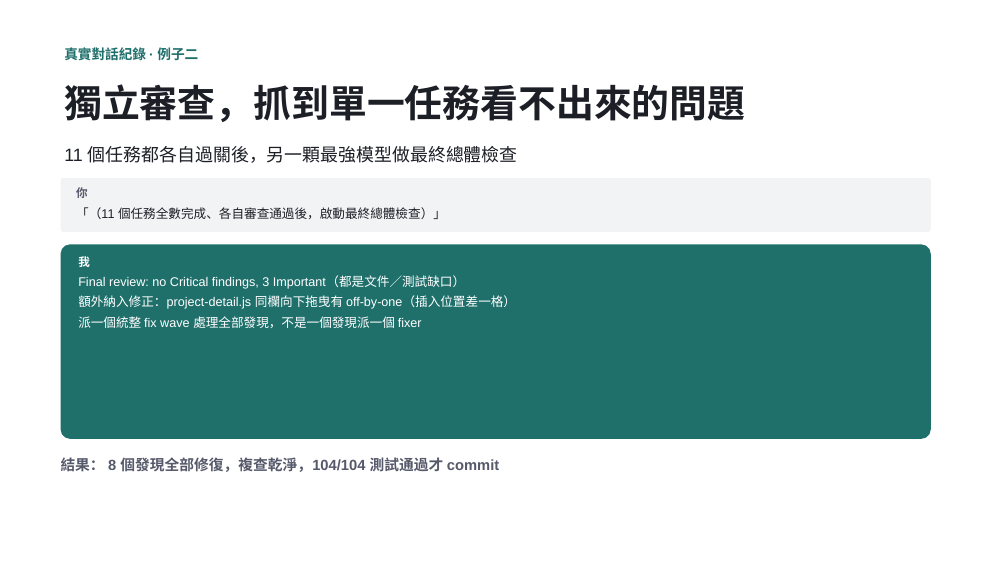
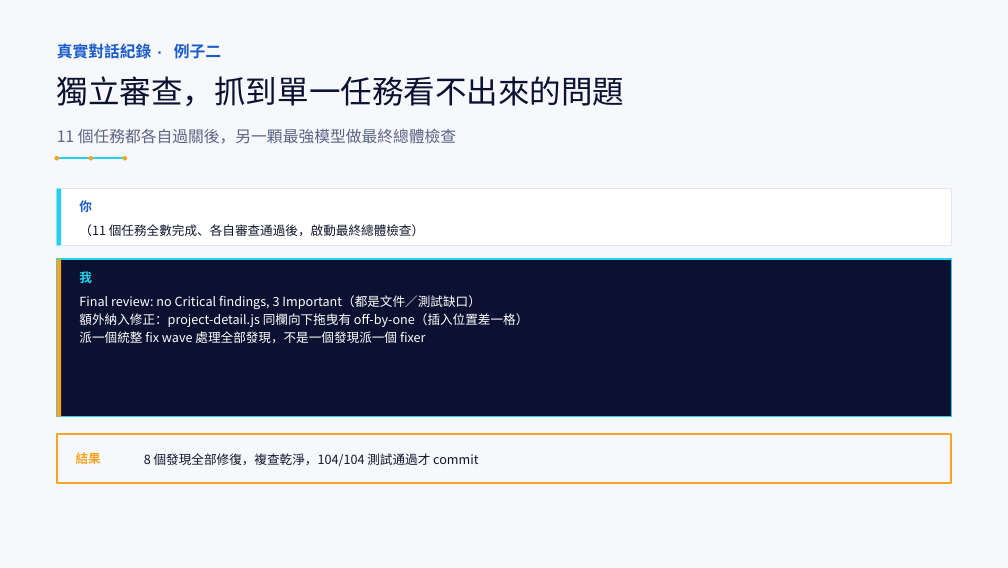
Before and after one commit to LinGaOscar/Spring-MissionBoard, a slide deck: slide 19 of docs/從HTML到SaaS_AI開發技巧回顧.pptx. Drawn at 1008x568 pixels with LibreOffice and Linux fonts; fonts in the diff are those of the drawing. Boxes give left, top, right and bottom in pixels: in the first picture for what was removed or moved away, otherwise in the second. Text is boxed around its words. In the diff, an @@ line names an element or a change of style, - is before the commit and + after.

Commit message:
docs: 簡報全 27 頁視覺重新設計
改用深靛藍／電光青／琥珀黃色系，封面與收尾 Q&A 頁改深色背景。開發歷程頁改時間軸視覺、數字統計頁改 KPI 儀表板風格、開發流程頁改流程圖、SaaS 與重構動機兩頁改左右對照面板。真實對話紀錄兩頁重新核對原始群組圖形裡的逐字內容，避免上次擷取遺漏。畫面截圖統一加外框與角標。內容全部沿用原文，純視覺改版。

```diff
--- a/docs/從HTML到SaaS_AI開發技巧回顧.pptx
+++ b/docs/從HTML到SaaS_AI開發技巧回顧.pptx
@@ background #FFFFFF to #F7F8FC @@
@@ text "真實對話紀錄 · 例子二" at (57, 43, 221, 59): size 13 to 15 pt, font Arial to Courier New, text colour #1F6F6B to #1B5CC9 @@
@@ text "獨立審查，抓到單一任務看不出來的問題" at (57, 76, 625, 106): size 36 to 30 pt, font Arial to Noto Sans CJK SC, text colour #1C1F26 to #0B1130, bold off @@
@@ text "11 個任務都各自過關後，另一顆最強模型做最終總體檢查": place and size @@
-text "11 個任務都各自過關後，另一顆最強模型做最終總體檢查" at (64, 146, 518, 163)
+text "11 個任務都各自過關後，另一顆最強模型做最終總體檢查" at (57, 129, 456, 144)
@@ text "11 個任務都各自過關後，另一顆最強模型做最終總體檢查" at (57, 129, 456, 144): size 17 to 15 pt, font Arial to Noto Sans CJK SC, text colour #1C1F26 to #5B6485; less space between paragraphs @@
@@ ellipse added at (54, 156, 59, 160), fill #F5A524 @@
@@ line added from (57, 158) to (125, 158), #22D3EE 1.5 pt @@
@@ rounded rectangle removed at (61, 178, 931, 232) @@
@@ ellipse added at (89, 156, 93, 160), fill #F5A524 @@
@@ ellipse added at (123, 156, 127, 160), fill #F5A524 @@
@@ rectangle added at (57, 188, 951, 245), fill #FFFFFF, outline #E2E5F0 1 pt @@
@@ rectangle added at (57, 188, 61, 245), fill #22D3EE @@
@@ text added at (79, 200, 92, 212), 12 pt, text #1B5CC9, bold @@
+你
@@ text at (79, 224, 424, 236): text changed; font Arial to Noto Sans CJK SC; text colour #1C1F26 to #10152B @@
-你
-「（11 個任務全數完成、各自審查通過後，啟動最終總體檢查）」
+（11 個任務全數完成、各自審查通過後，啟動最終總體檢查）
@@ rectangle added at (57, 259, 951, 416), fill #0B1130, outline #22D3EE 1 pt @@
@@ rectangle added at (57, 259, 61, 416), fill #F5A524 @@
@@ rounded rectangle removed at (61, 244, 931, 439) @@
@@ text at (78, 256, 90, 267): paragraph removed @@
-我
@@ text "Final review: no Critical findings, ...": place and size @@
-text "Final review: no Critical findings, ..." at (78, 256, 516, 328)
+text "Final review: no Critical findings, ..." at (79, 295, 528, 343)
@@ text "Final review: no Critical findings, ..." at (79, 295, 528, 343): font Arial to Noto Sans CJK SC; line spacing 1 to 1.2; less space between paragraphs @@
@@ text added at (79, 271, 92, 283), 12 pt, text #22D3EE, bold @@
+我
@@ rectangle added at (57, 434, 951, 483), fill #F7F8FC, outline #F5A524 1.5 pt @@
@@ text added at (76, 452, 101, 464), 12 pt, text #F5A524, bold @@
+結果
@@ text at (144, 453, 478, 466): text changed; size 14 to 12 pt; font Calibri to Noto Sans CJK SC; text colour #55596A to #10152B; bold off @@
-結果： 8 個發現全部修復，複查乾淨，104/104 測試通過才 commit
+8 個發現全部修復，複查乾淨，104/104 測試通過才 commit
@@ text "8 個發現全部修復，複查乾淨，104/104 測試通過才 commit" at (144, 453, 478, 466): vertical alignment top to middle @@
```
Also in this commit, not shown: 26 other slides changed.
